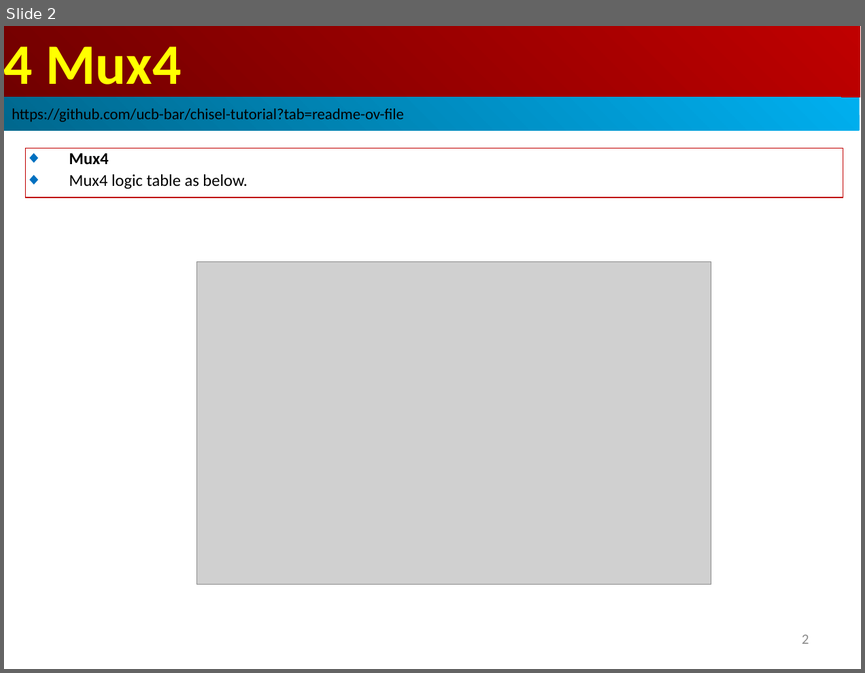
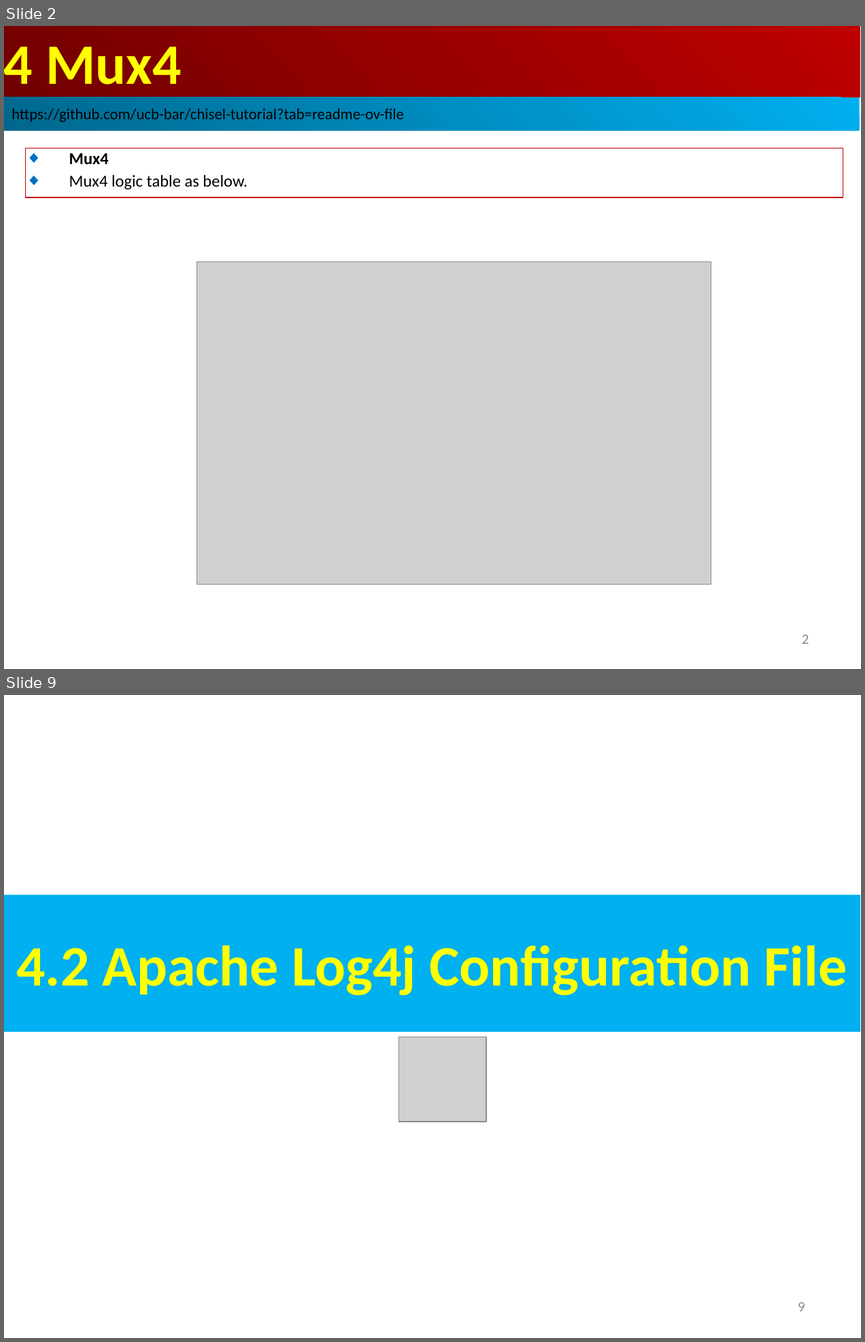
Before and after one commit to peterhchen/AIU_CS800_Chisel, a slide deck: 600_UCB_Chisel/004_Mux4/000_Video/004_Mux4.ppt. Shown one above the other, each under a label of ours: slide 2 before the commit, slides 2 and 9 after it; the slides between them are not shown. The pictures are 865x673 and 865x1342 pixels, drawn with LibreOffice and Linux fonts; fonts in the diff are those of the drawing; grey boxes stand for pictures. Boxes give left, top, right and bottom in pixels: in the first picture for what was removed or moved away, otherwise in the second. Text is boxed around its words. In the diff, an @@ line names an element or a change of style, - is before the commit and + after.

```diff
--- a/600_UCB_Chisel/004_Mux4/000_Video/004_Mux4.ppt
+++ b/600_UCB_Chisel/004_Mux4/000_Video/004_Mux4.ppt
@@ slide 9 added at (4, 695, 861, 1338), background #FFFFFF @@
@@ rectangle added at (4, 895, 860, 1032), fill #00B0F0, 48 pt, text #FFFF00, bold @@
+4.2 Apache Log4j Configuration File
@@ picture added at (399, 1037, 486, 1121) @@
@@ page number added at (798, 1302, 805, 1311), 12 pt, text #8B8B8B @@
+9
```
Also in this commit, not shown: 7 other slides added.
